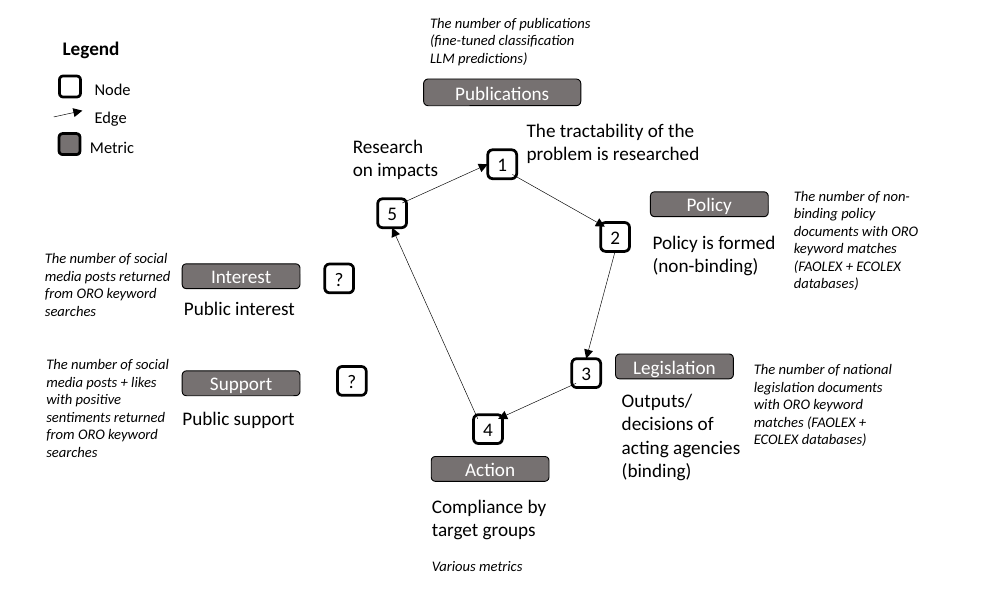
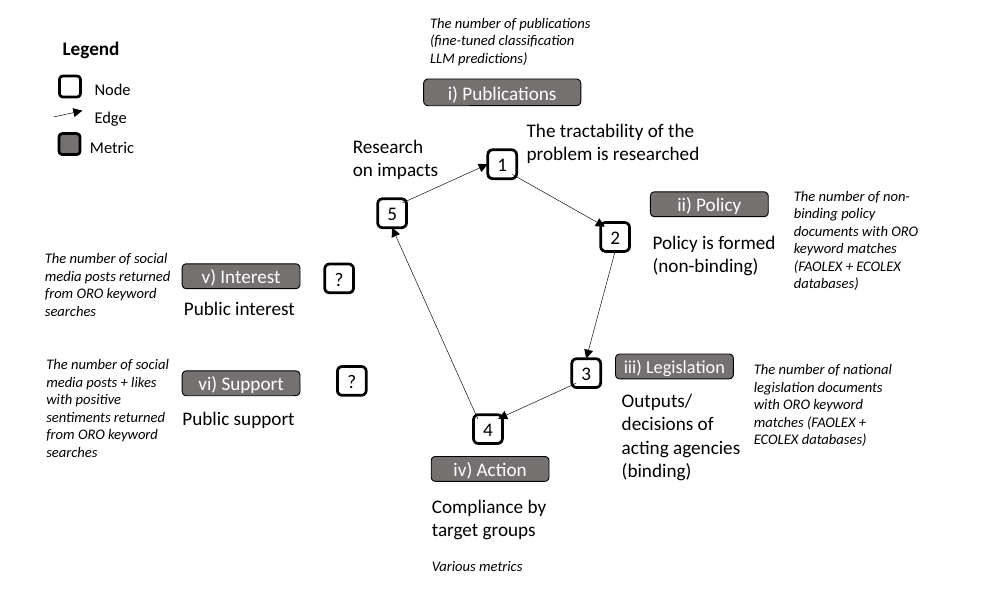
Before and after one commit to dveytia/ORO-product-1-mitigation, a slide deck: slide 1 of figures/main/conceptual_model/conceptual_model.pptx. Drawn at 1008x592 pixels with LibreOffice and Linux fonts; fonts in the diff are those of the drawing. Boxes give left, top, right and bottom in pixels: in the first picture for what was removed or moved away, otherwise in the second. Text is boxed around its words. In the diff, an @@ line names an element or a change of style, - is before the commit and + after.

```diff
--- a/figures/main/conceptual_model/conceptual_model.pptx
+++ b/figures/main/conceptual_model/conceptual_model.pptx
@@ text in rounded rectangle at (x1=448, y1=86, x2=556, y2=103): text changed @@
-Publications
+i) Publications
@@ text in rounded rectangle at (x1=677, y1=197, x2=741, y2=217): text changed @@
-Policy
+ii) Policy
@@ text in rounded rectangle at (x1=202, y1=269, x2=280, y2=289): text changed @@
-Interest
+v) Interest
@@ text in rounded rectangle at (x1=198, y1=376, x2=284, y2=396): text changed @@
-Support
+vi) Support
@@ text in rounded rectangle at (x1=624, y1=360, x2=725, y2=376): text changed; size 21 to 20 pt @@
-Legislation
+iii) Legislation
@@ text in rounded rectangle at (x1=453, y1=462, x2=527, y2=479): text changed @@
-Action
+iv) Action
```
Also in this commit, not shown: 3 other files.
